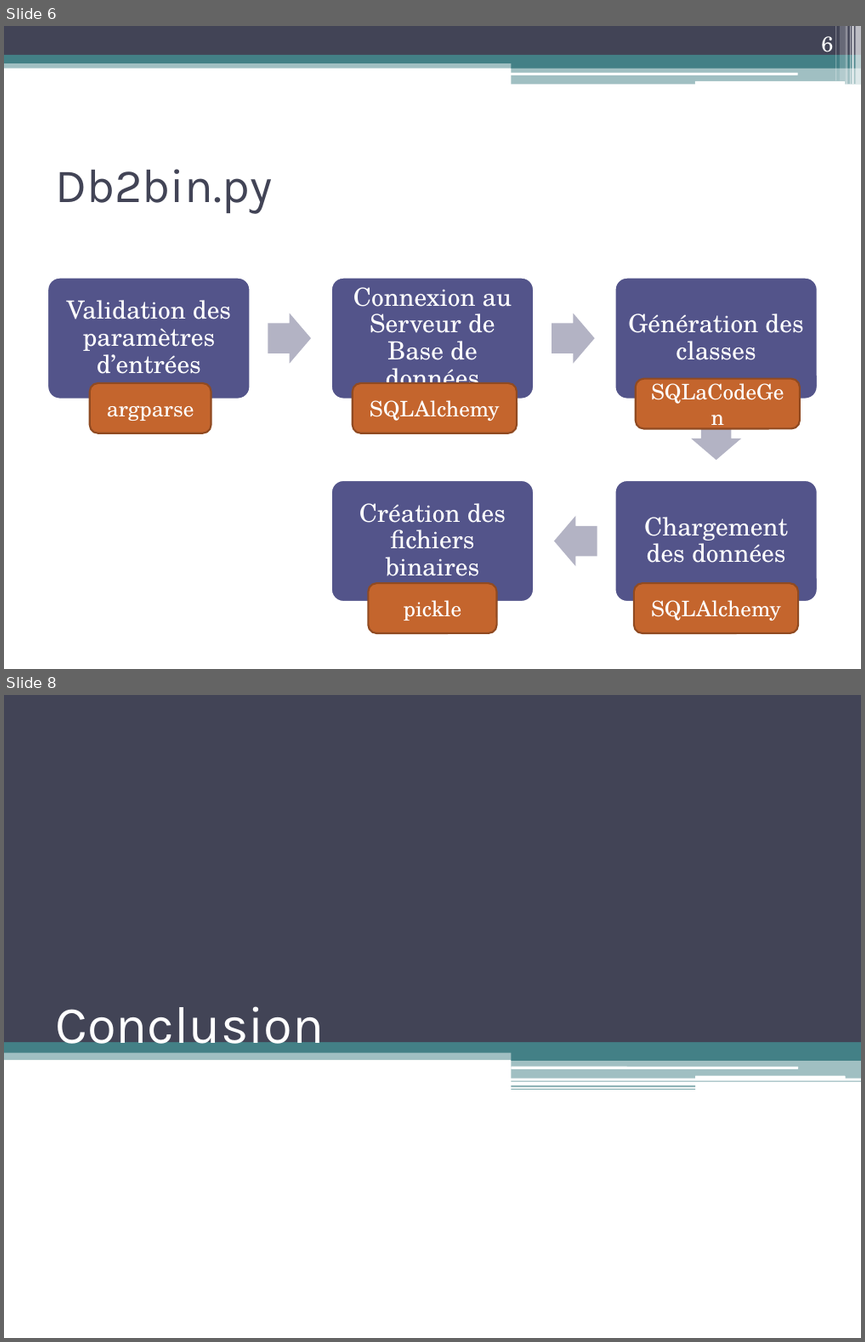
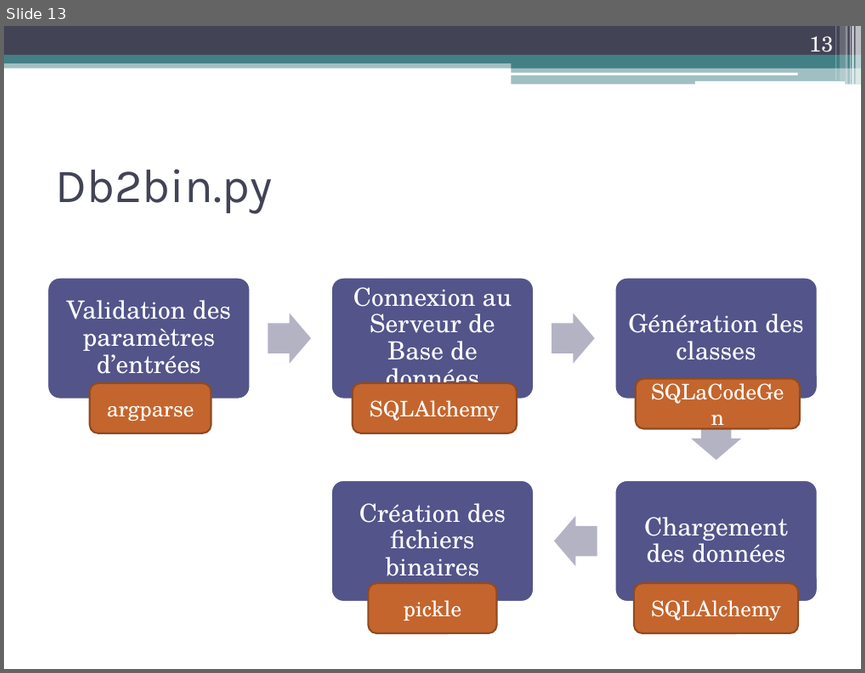
Before and after one commit to anunnakian/db2file, a slide deck: docs/dataMigrator.pptx. Shown one above the other, each under a label of ours: slides 6 and 8 before the commit, slide 13 after it; the slides between them are not shown. The pictures are 865x1342 and 865x673 pixels, drawn with LibreOffice and Linux fonts; fonts in the diff are those of the drawing. Boxes give left, top, right and bottom in pixels: in the first picture for what was removed or moved away, otherwise in the second. Text is boxed around its words. In the diff, an @@ line names an element or a change of style, - is before the commit and + after.

```diff
--- a/docs/dataMigrator.pptx
+++ b/docs/dataMigrator.pptx
@@ slide 8 removed at (4,695,861,1338), background #FFFFFF @@
@@ rectangle removed at (4,695,861,1042) @@
@@ title removed at (55,1006,324,1055) @@
-Conclusion
@@ rectangle removed at (4,1037,861,1060) @@
@@ rectangle removed at (4,1039,861,1052) @@
@@ rectangle removed at (605,1036,861,1059) @@
@@ rectangle removed at (511,1052,861,1061) @@
@@ rectangle removed at (511,1060,861,1078) @@
@@ rounded rectangle removed at (511,1066,798,1068) @@
@@ rounded rectangle removed at (695,1076,846,1079) @@
@@ rectangle removed at (511,1081,861,1082) @@
@@ rectangle removed at (511,1085,695,1087) @@
@@ rectangle removed at (511,1089,695,1089) @@
@@ what was slide 6 is now slide 13 @@
@@ page number at (809,36,833,58): text changed @@
-6
+13
```
Also in this commit, not shown: 4 slides changed, 14 slides added, 1 other slide removed.
